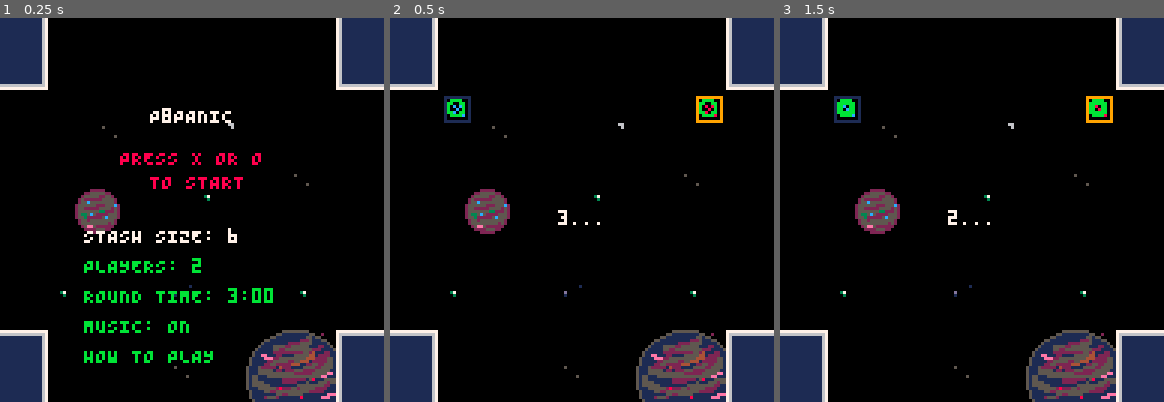
Above: before the commit, frames 1-3 (left to right).
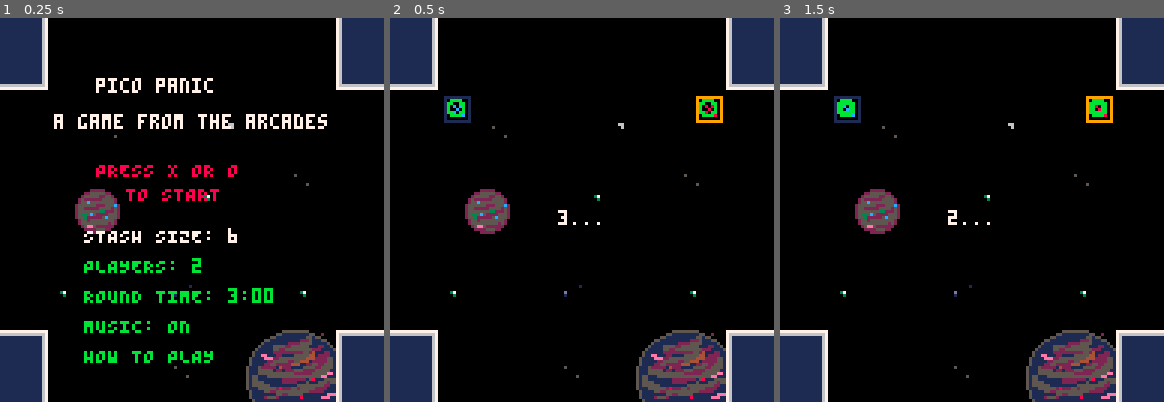
Above: after the commit, the same moments.

Repository: Arcadesys/p8panic
Game: PICO-8 cartridge p_8_panic.p8
The game is run twice, just before and just after one commit, with the same random seed, the same clock (stepped at 60 frames per second) and the same inputs.
Inputs:
- Up to frame 1 (0.25 s): no input
- Up to frame 2 (0.5 s): tap X (X key) at 0.33 s
- Up to frame 3 (1.5 s): tap O (Z key) at 0.7 s; tap X (X key) at 1.07 s

The runs differ from the first frame. In frame 1, 3.2% of the frame differs, in the area x 14-86%, y 15-48%; in frame 2, nothing differs; in frame 3, nothing differs.

Commit message:
Update menu text for clarity and add controls module for multi-cursor support

Diff:
--- a/p_8_panic.p8
+++ b/p_8_panic.p8
@@ -555,9 +555,10 @@
 end
 
 function draw_menu_state()
-  print("P8PANIC", 50, 30, 7) -- Adjusted y for new option
-  print("PRESS X OR O", 40, 44, 8)
-  print("TO START", 50, 52, 8)
+  print("pico panic", 32, 20, 7)
+  print("a game from the arcades", 18, 32, 7)
+  print("PRESS X OR O", 32, 48, 8)
+  print("TO START", 42, 56, 8)
   if not menu_selection then menu_selection = 1 end
   local stash_color = (menu_selection == 1) and 7 or 11
   local player_color = (menu_selection == 2) and 7 or 11
@@ -1566,6 +1567,8 @@
     return false
   end
 end
+-->8
+--controls
 -->8
 -- Converted Controls Module for Multi-Cursor Support
 -- Handles player input and updates control-related game state for each cursor.
--- a/src/0.init.lua
+++ b/src/0.init.lua
@@ -552,9 +552,10 @@
 end
 
 function draw_menu_state()
-  print("P8PANIC", 50, 30, 7) -- Adjusted y for new option
-  print("PRESS X OR O", 40, 44, 8)
-  print("TO START", 50, 52, 8)
+  print("pico panic", 32, 20, 7)
+  print("a game from the arcades", 18, 32, 7)
+  print("PRESS X OR O", 32, 48, 8)
+  print("TO START", 42, 56, 8)
   if not menu_selection then menu_selection = 1 end
   local stash_color = (menu_selection == 1) and 7 or 11
   local player_color = (menu_selection == 2) and 7 or 11
Empty file added: src/5.controls.compressed.lua
